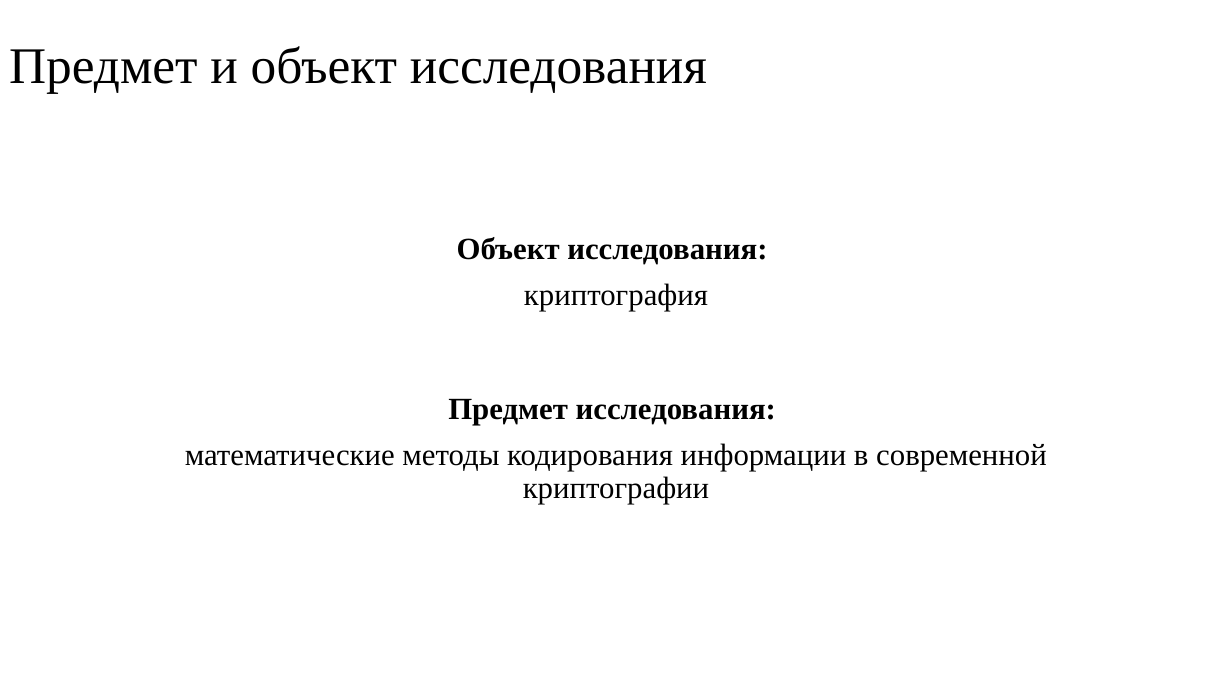
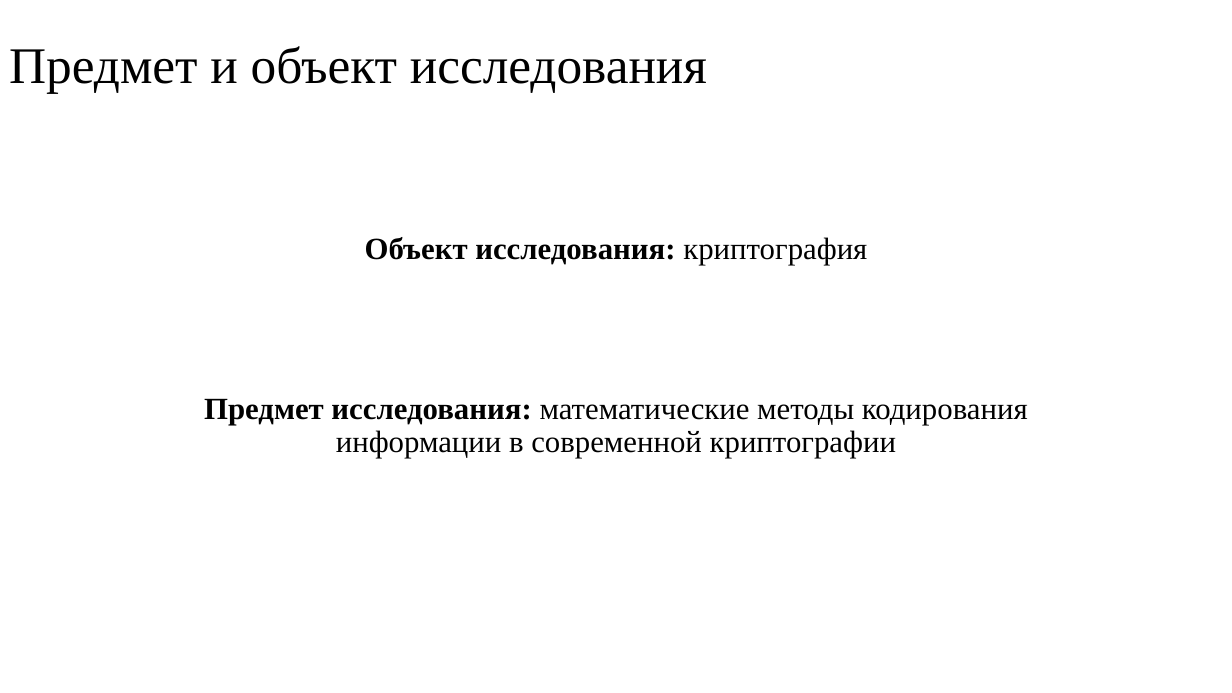
Before and after one commit to AlexeyChernikov/CryptographicApplication, a slide deck: slide 2 of Documentation/Презентация к защите.pptx. Drawn at 1232x693 pixels with LibreOffice and Linux fonts; fonts in the diff are those of the drawing. Boxes give left, top, right and bottom in pixels: in the first picture for what was removed or moved away, otherwise in the second. Text is boxed around its words. In the diff, an @@ line names an element or a change of style, - is before the commit and + after.

```diff
--- a/Documentation/Презентация к защите.pptx
+++ b/Documentation/Презентация к защите.pptx
@@ text at (365,237,867,265): text changed @@
-Объект исследования:
-криптография
+Объект исследования: криптография
@@ text at (204,398,1028,458): text changed @@
-Предмет исследования:
-математические методы кодирования информации в современной криптографии
+Предмет исследования: математические методы кодирования информации в современной криптографии
```
Also in this commit, not shown: 2 other slides changed, 3 slides added.
